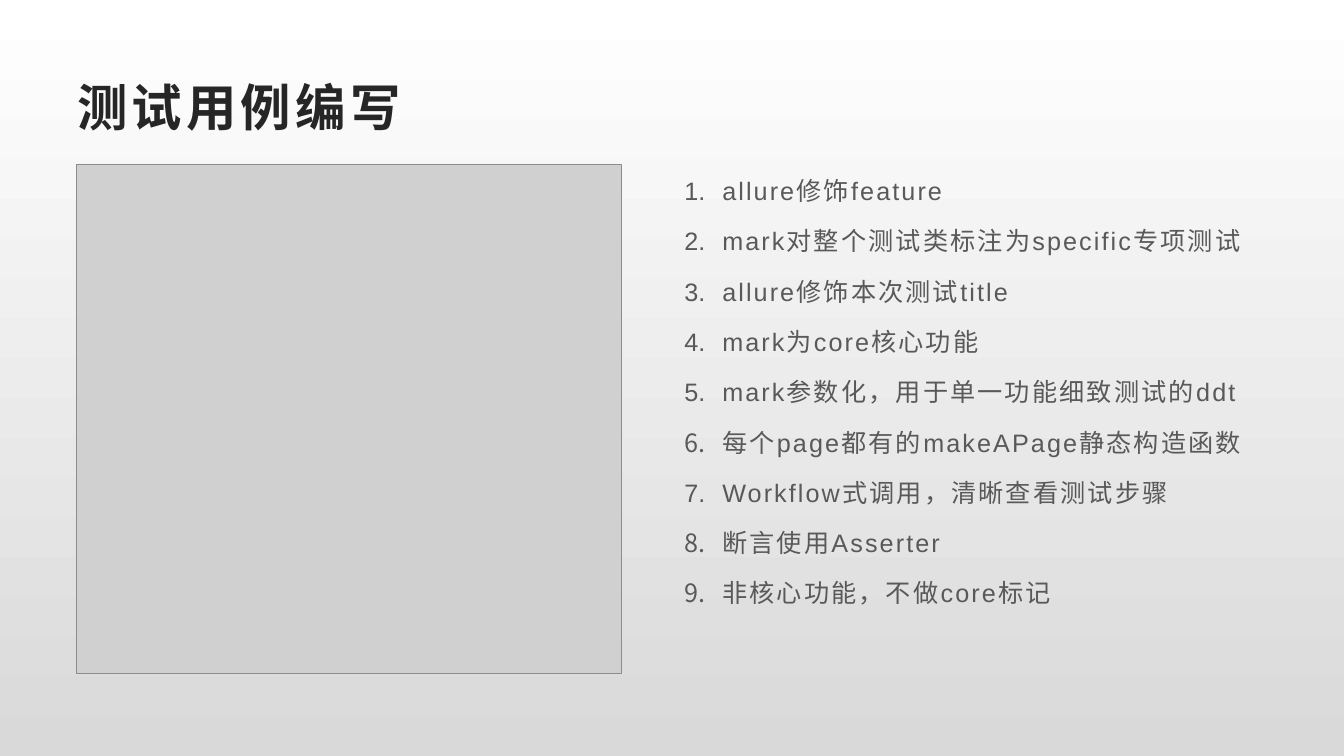
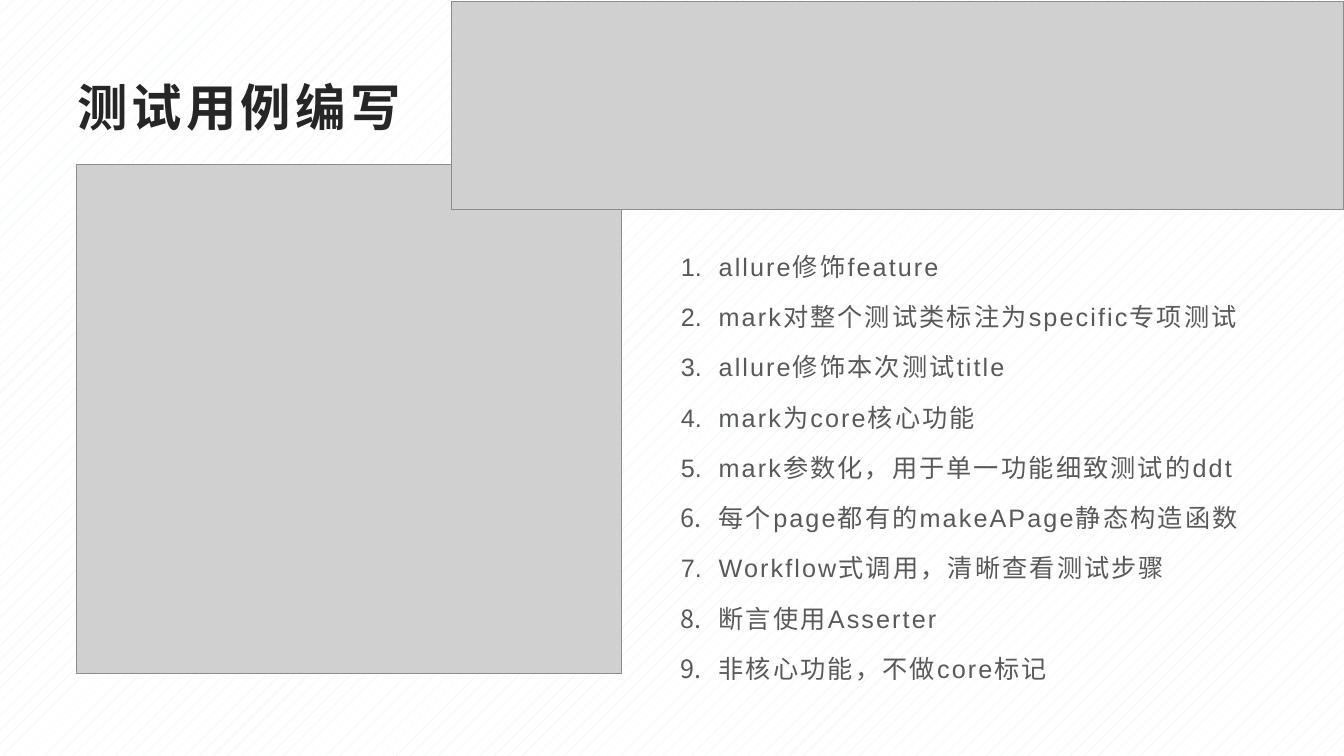
Before and after one commit to julystone/alistar_github_version, a slide deck: slide 14 of doc/基于Appium的 App UI自动化框架.pptx (slide 12 before the commit). Drawn at 1344x756 pixels with LibreOffice and Linux fonts; fonts in the diff are those of the drawing; grey boxes stand for pictures. Boxes give left, top, right and bottom in pixels: in the first picture for what was removed or moved away, otherwise in the second. Text is boxed around its words. In the diff, an @@ line names an element or a change of style, - is before the commit and + after.

```diff
--- a/doc/基于Appium的 App UI自动化框架.pptx
+++ b/doc/基于Appium的 App UI自动化框架.pptx
@@ background gradient #FFFFFF to #D9D9D9 to pattern #DFEAFA on #FFFFFF @@
@@ picture added at <box>452,2,1344,210</box> @@
@@ text "allure修饰feature": place and size @@
-text "allure修饰feature" at <box>722,180,1241,605</box>
+text "allure修饰feature" at <box>719,255,1238,681</box>
```
Also in this commit, not shown: 12 other slides changed, 4 slides added, 2 slides removed, 3 other files.
